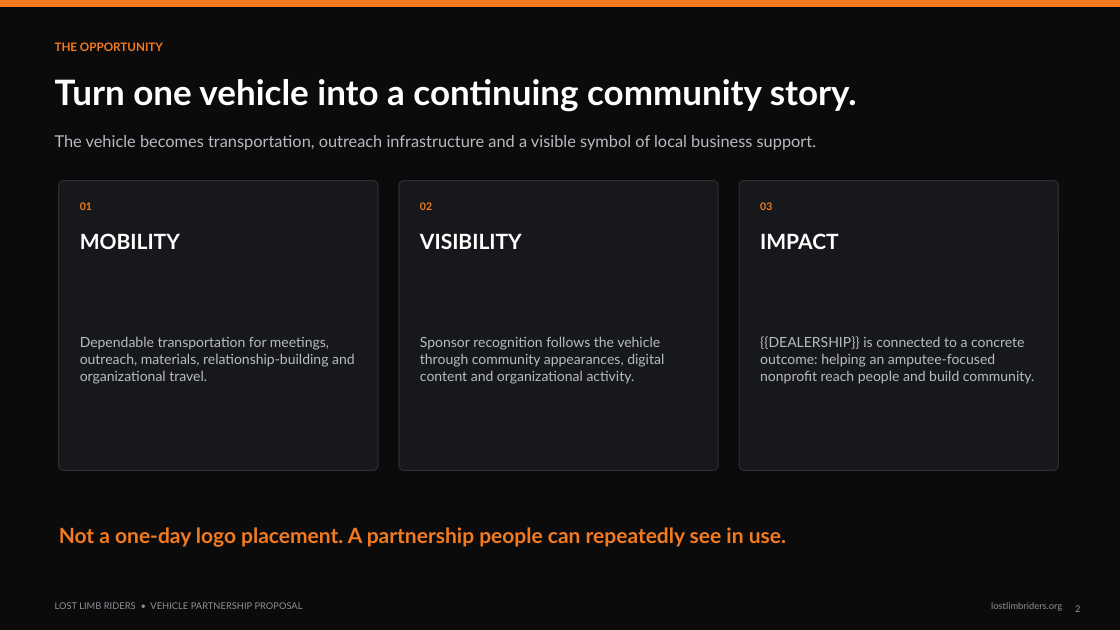
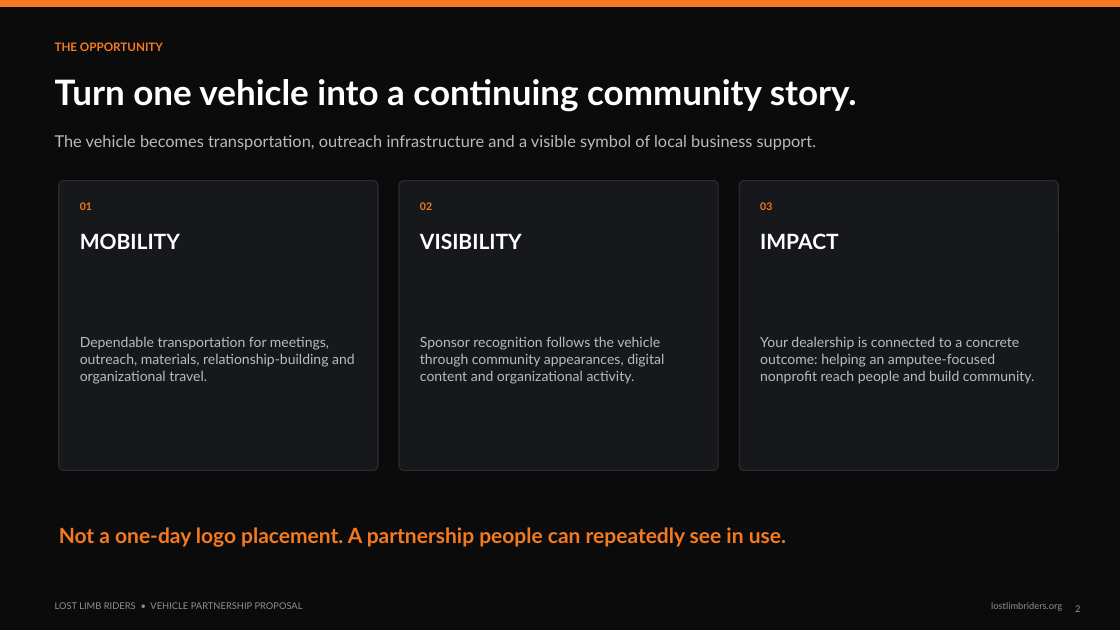
Before and after one commit to 74Thirsty/official, a slide deck: slide 2 of assets/LLR_Knoepfler_Vehicle_Partnership_Proposal.pptx. Drawn at 1120x630 pixels with LibreOffice and Linux fonts; fonts in the diff are those of the drawing. Boxes give left, top, right and bottom in pixels: in the first picture for what was removed or moved away, otherwise in the second. Text is boxed around its words. In the diff, an @@ line names an element or a change of style, - is before the commit and + after.

```diff
--- a/assets/LLR_Knoepfler_Vehicle_Partnership_Proposal.pptx
+++ b/assets/LLR_Knoepfler_Vehicle_Partnership_Proposal.pptx
@@ text at [760, 336, 1034, 384]: text changed @@
-{{DEALERSHIP}} is connected to a concrete outcome: helping an amputee-focused nonprofit reach people and build community.
+Your dealership is connected to a concrete outcome: helping an amputee-focused nonprofit reach people and build community.
```
Also in this commit, not shown: 8 other slides changed.
